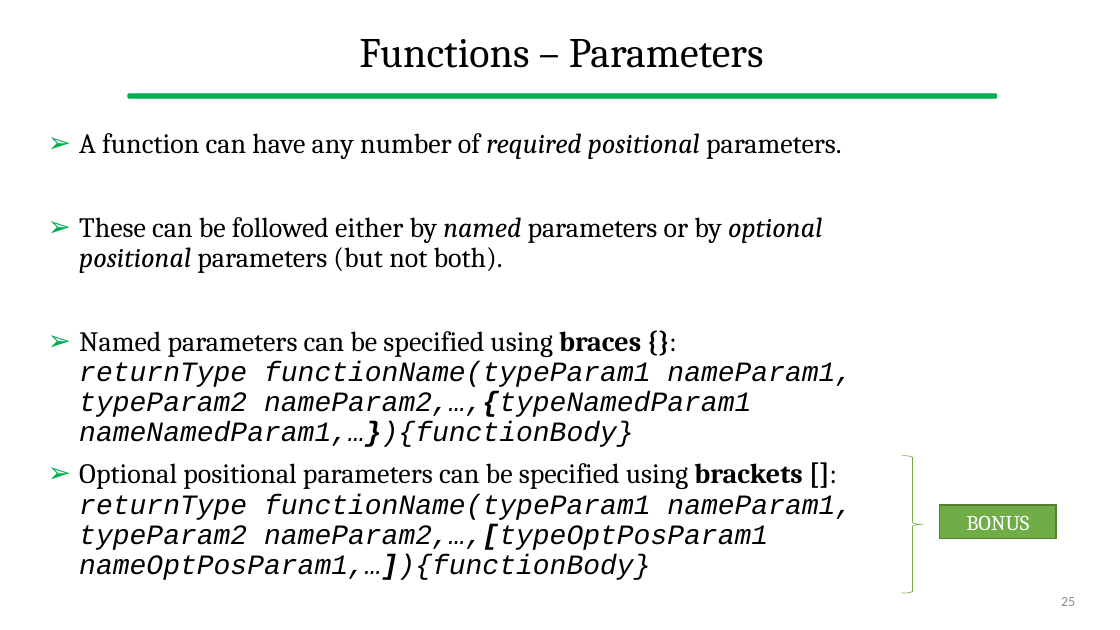
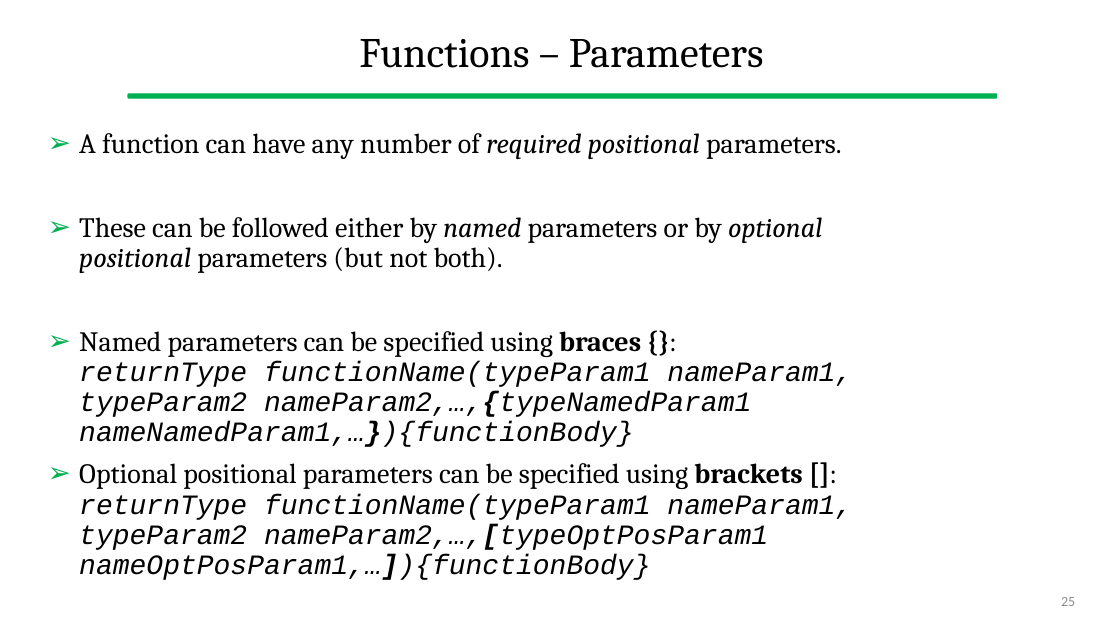
Before and after one commit to gcappon/bwthw, a slide deck: slide 25 of lab_02-dart_101_part_1/lab_02-dart_101_part_1.pptx. Drawn at 1120x630 pixels with LibreOffice and Linux fonts; fonts in the diff are those of the drawing. Boxes give left, top, right and bottom in pixels: in the first picture for what was removed or moved away, otherwise in the second. Text is boxed around its words. In the diff, an @@ line names an element or a change of style, - is before the commit and + after.

```diff
--- a/lab_02-dart_101_part_1/lab_02-dart_101_part_1.pptx
+++ b/lab_02-dart_101_part_1/lab_02-dart_101_part_1.pptx
@@ right brace removed at [902,455,923,593] @@
@@ rectangle removed at [940,505,1056,539] @@
-BONUS
```
Also in this commit, not shown: 2 other slides changed.
